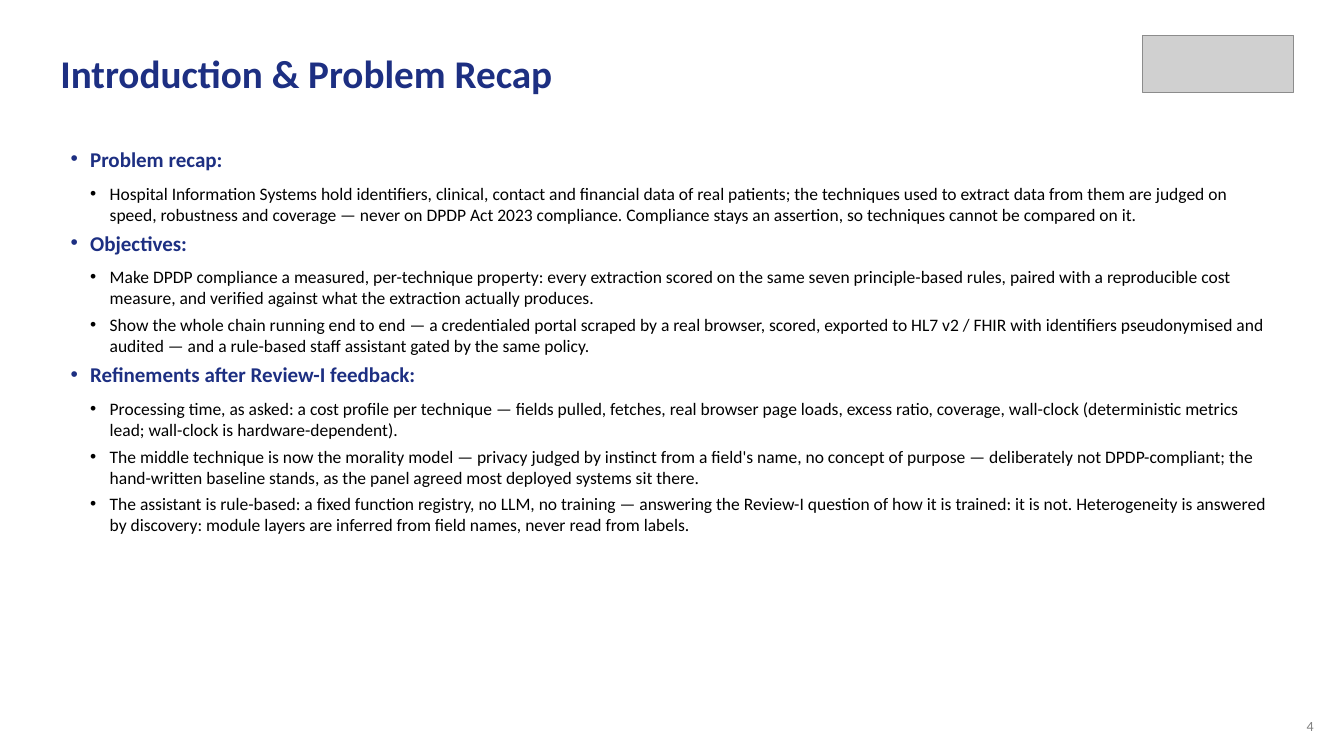
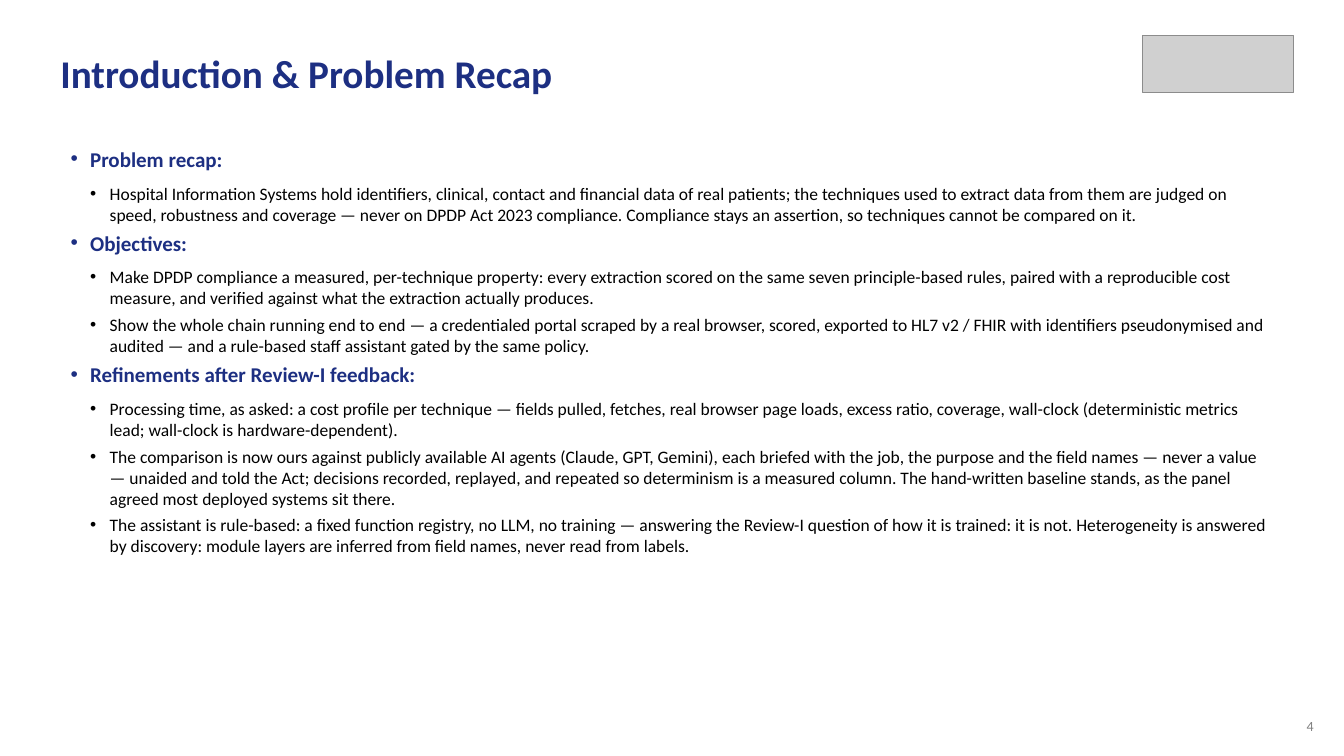
Before and after one commit to aysk1209/his-scraping-dpdp-project, a slide deck: slide 4 of Review-II.pptx. Drawn at 1344x756 pixels with LibreOffice and Linux fonts; fonts in the diff are those of the drawing; grey boxes stand for pictures. Boxes give left, top, right and bottom in pixels: in the first picture for what was removed or moved away, otherwise in the second. Text is boxed around its words. In the diff, an @@ line names an element or a change of style, - is before the commit and + after.

```diff
--- a/Review-II.pptx
+++ b/Review-II.pptx
@@ text at box(110, 450, 1257, 508): text changed @@
-  • The middle technique is now the morality model — privacy judged by instinct from a field's name, no concept of purpose — deliberately not DPDP-compliant; the hand-written baseline stands, as the panel agreed most deployed systems sit there.
+  • The comparison is now ours against publicly available AI agents (Claude, GPT, Gemini), each briefed with the job, the purpose and the field names — never a value — unaided and told the Act; decisions recorded, replayed, and repeated so determinism is a measured column. The hand-written baseline stands, as the panel agreed most deployed systems sit there.
```
Also in this commit, not shown: 2 other slides changed, 13 other files.
